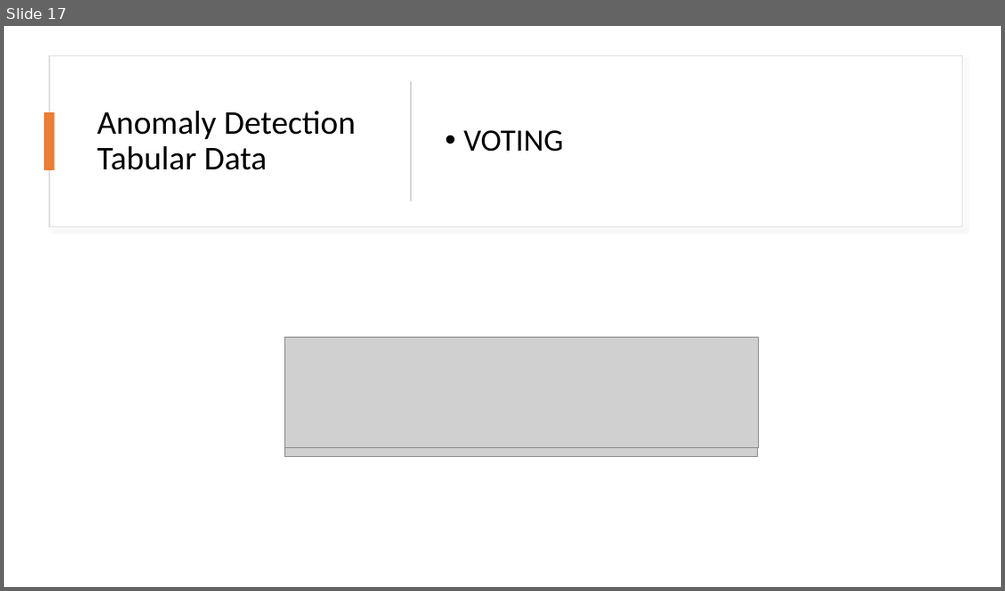
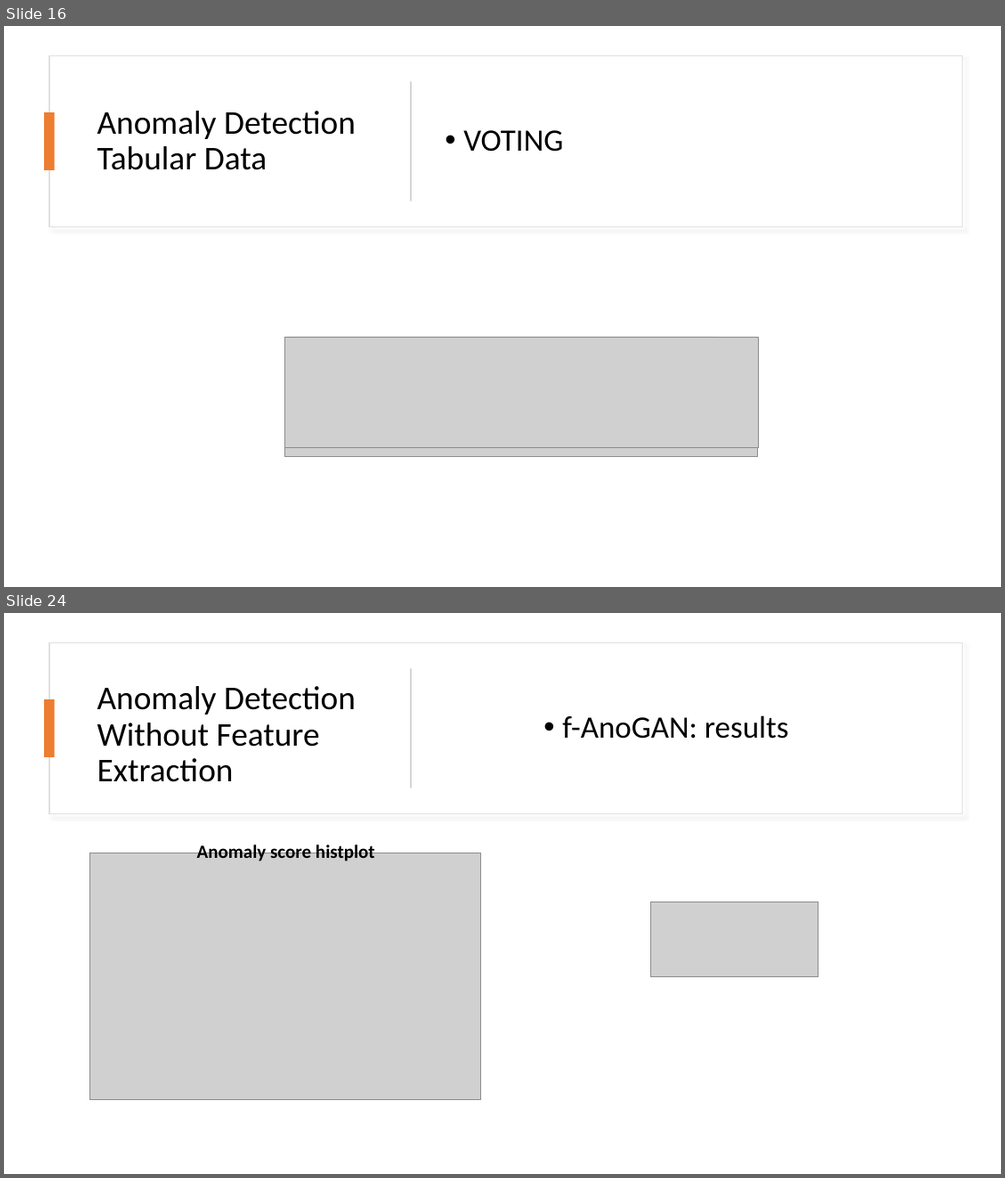
Before and after one commit to tymsoncyferki/Anomaly-Detection, a slide deck: Prezentacja_KM.pptx. Shown one above the other, each under a label of ours: slide 17 before the commit, slides 16 and 24 after it; the slides between them are not shown. The pictures are 1005x591 and 1005x1178 pixels, drawn with LibreOffice and Linux fonts; fonts in the diff are those of the drawing; grey boxes stand for pictures. Boxes give left, top, right and bottom in pixels: in the first picture for what was removed or moved away, otherwise in the second. Text is boxed around its words. In the diff, an @@ line names an element or a change of style, - is before the commit and + after.

```diff
--- a/Prezentacja_KM.pptx
+++ b/Prezentacja_KM.pptx
@@ slide 24 added at bbox=[4, 613, 1001, 1174], background #FFFFFF @@
@@ rectangle added at bbox=[49, 643, 963, 813], fill #FFFFFF, outline #E1E1E1 1 pt @@
@@ title added at bbox=[97, 686, 356, 782], 32 pt, text #000000 @@
+Anomaly Detection Without Feature
+Extraction
@@ rectangle added at bbox=[410, 668, 412, 788], fill #D5D5D5 @@
@@ rectangle added at bbox=[44, 699, 55, 757], fill #ED7D31 @@
@@ text added at bbox=[562, 715, 789, 738], 30 pt, text #000000 @@
+• f-AnoGAN: results
@@ text added at bbox=[197, 842, 375, 861], 18 pt, text #000000, bold @@
+Anomaly score histplot
@@ picture added at bbox=[89, 853, 480, 1100] @@
@@ picture added at bbox=[651, 901, 818, 976] @@
@@ what was slide 17 is now slide 16 @@
```
Also in this commit, not shown: 7 other slides added, 1 slide removed.
